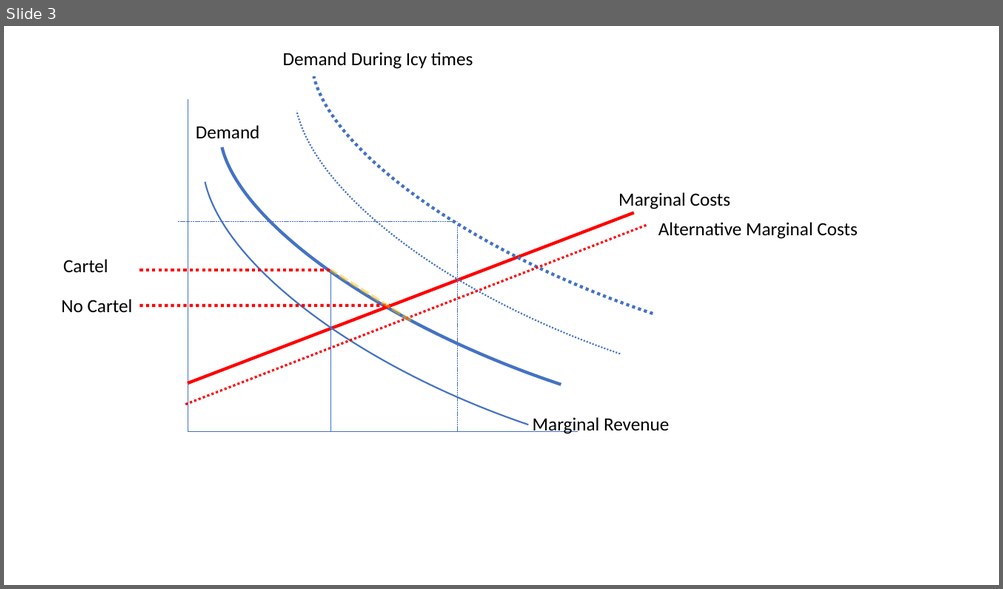
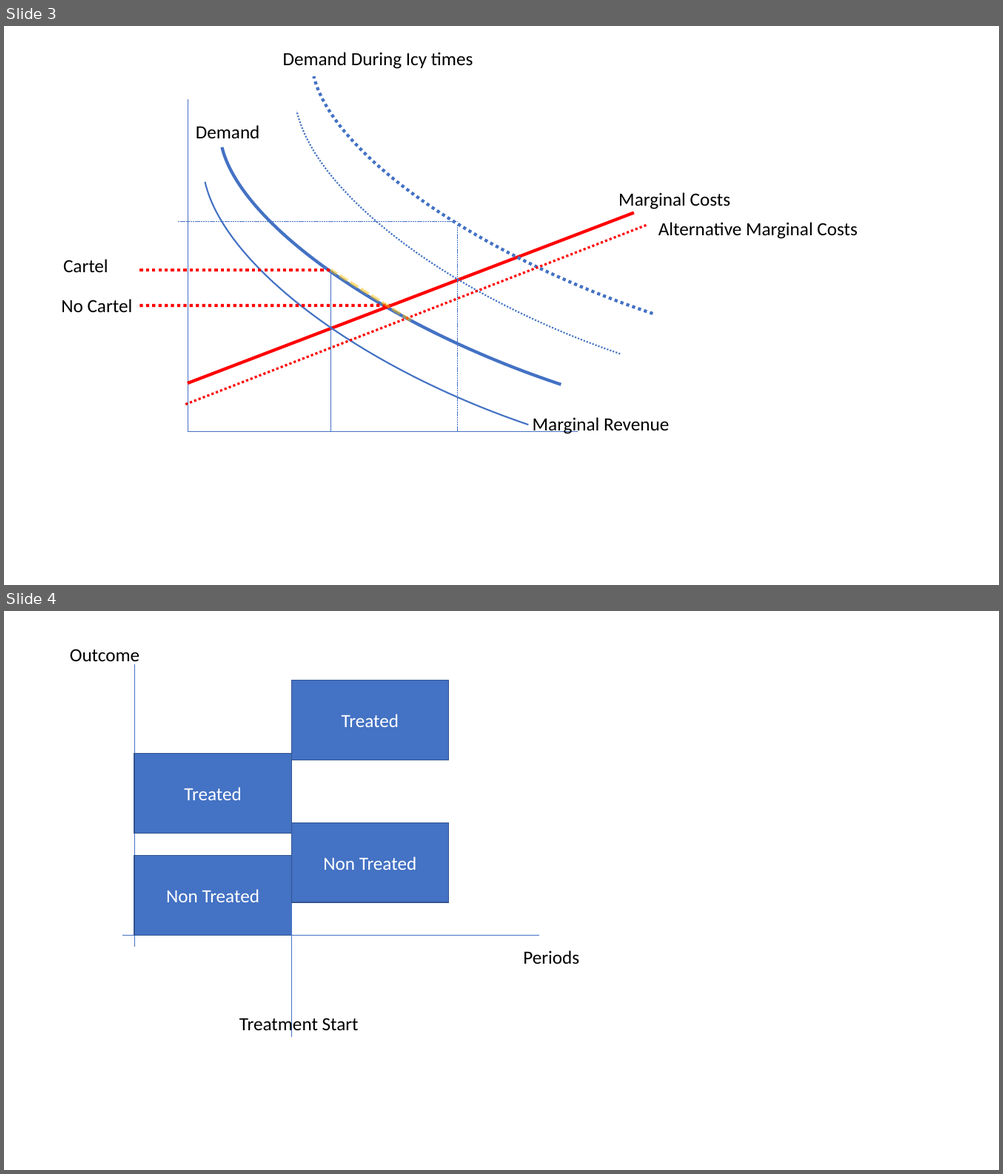
Before and after one commit to mondpanther/datastorieshub, a slide deck: slides/pollutionchains.pptx. Shown one above the other, each under a label of ours: slide 3 before the commit, slides 3 and 4 after it. The pictures are 1003x589 and 1003x1174 pixels, drawn with LibreOffice and Linux fonts; fonts in the diff are those of the drawing. Boxes give left, top, right and bottom in pixels: in the first picture for what was removed or moved away, otherwise in the second. Text is boxed around its words. In the diff, an @@ line names an element or a change of style, - is before the commit and + after.

```diff
--- a/slides/pollutionchains.pptx
+++ b/slides/pollutionchains.pptx
@@ slide 4 added at (x1=4, y1=611, x2=999, y2=1170), background #FFFFFF @@
@@ text added at (x1=70, y1=649, x2=139, y2=666), 18 pt, text #000000 @@
+Outcome
@@ line added from (134, 665) to (134, 948), #4472C4 0.5 pt @@
@@ rectangle added at (x1=291, y1=681, x2=449, y2=760), fill #4472C4, outline #325491 1 pt, 18 pt, text #FFFFFF @@
+Treated
@@ rectangle added at (x1=134, y1=754, x2=292, y2=833), fill #4472C4, outline #325491 1 pt, 18 pt, text #FFFFFF @@
+Treated
@@ line added from (291, 1038) to (291, 752), #4472C4 0.5 pt @@
@@ rectangle added at (x1=291, y1=823, x2=449, y2=903), fill #4472C4, outline #325491 1 pt, 18 pt, text #FFFFFF @@
+Non Treated
@@ rectangle added at (x1=134, y1=856, x2=292, y2=936), fill #4472C4, outline #325491 1 pt, 18 pt, text #FFFFFF @@
+Non Treated
@@ line added from (122, 936) to (540, 936), #4472C4 0.5 pt @@
@@ text added at (x1=523, y1=951, x2=579, y2=964), 18 pt, text #000000 @@
+Periods
@@ text added at (x1=239, y1=1016, x2=358, y2=1036), 18 pt, text #000000 @@
+Treatment Start
```
Also in this commit, not shown: 6 other files.
